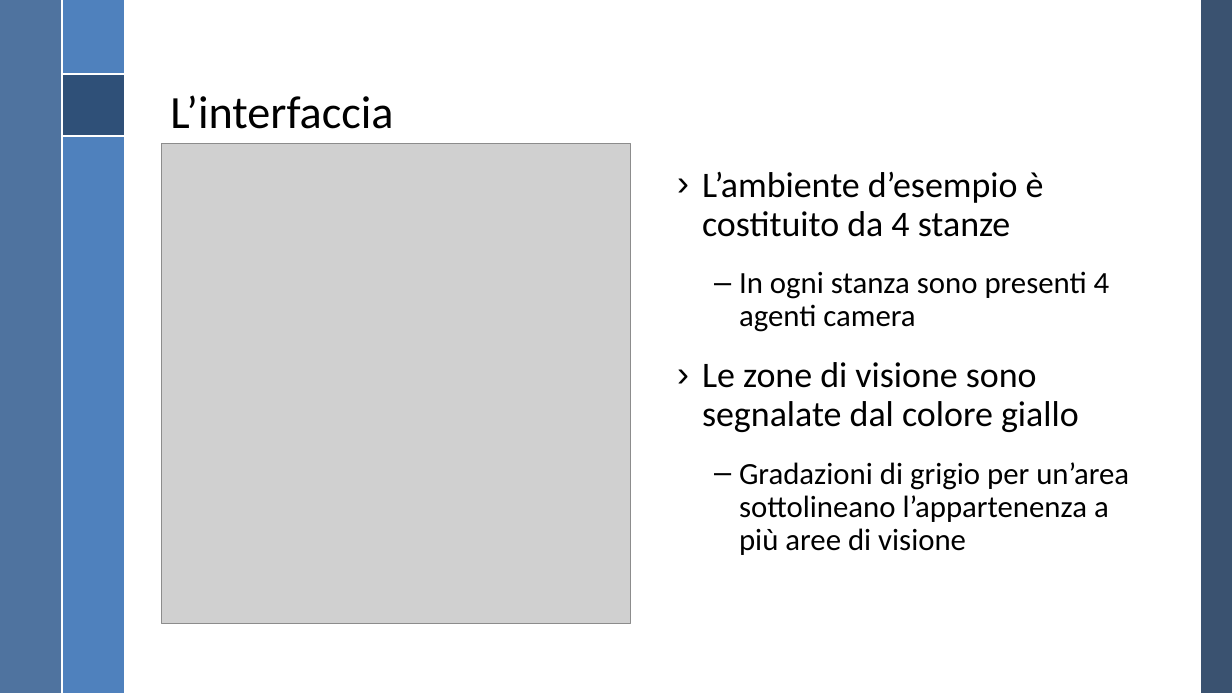
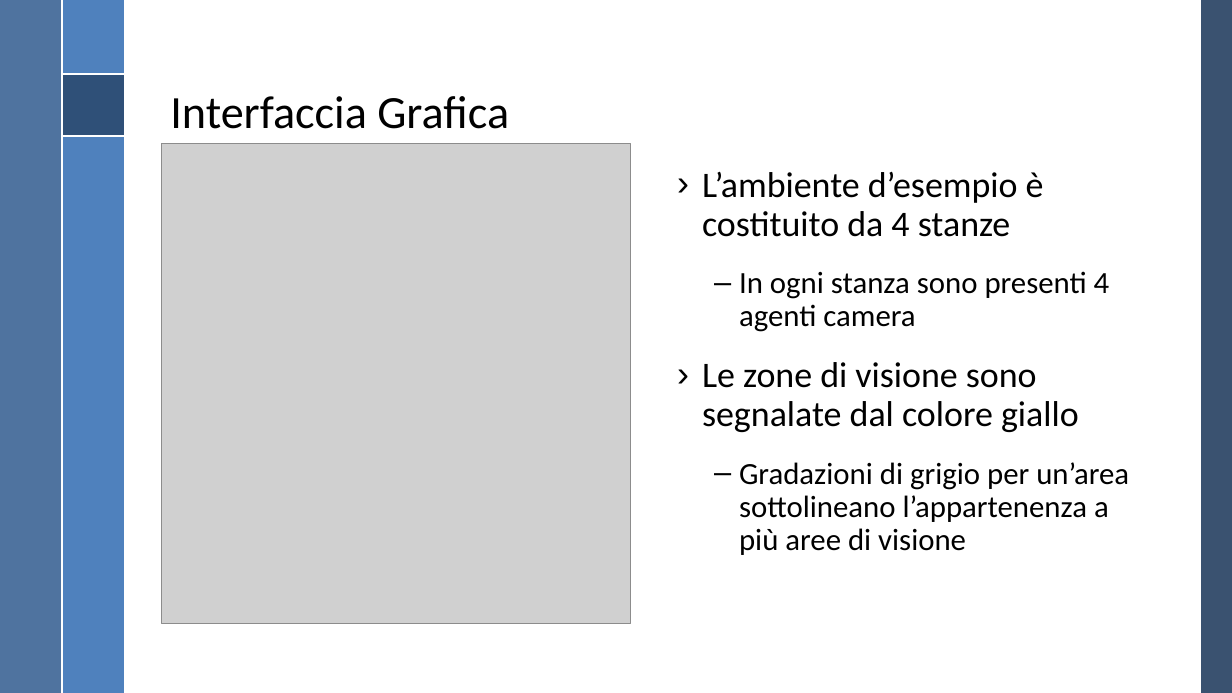
Before and after one commit to RiccardoGrieco/masTracking, a slide deck: slide 4 of Presentazione MAS/Presentazione MAS.pptx. Drawn at 1232x693 pixels with LibreOffice and Linux fonts; fonts in the diff are those of the drawing; grey boxes stand for pictures; background and template pictures are left out. Boxes give left, top, right and bottom in pixels: in the first picture for what was removed or moved away, otherwise in the second. Text is boxed around its words. In the diff, an @@ line names an element or a change of style, - is before the commit and + after.

Commit message:
Changed titles, done some adjustments.

```diff
--- a/Presentazione MAS/Presentazione MAS.pptx
+++ b/Presentazione MAS/Presentazione MAS.pptx
@@ title at (x1=170, y1=96, x2=509, y2=129): text changed @@
-L’interfaccia
+Interfaccia Grafica
```
Also in this commit, not shown: 10 other slides changed.
